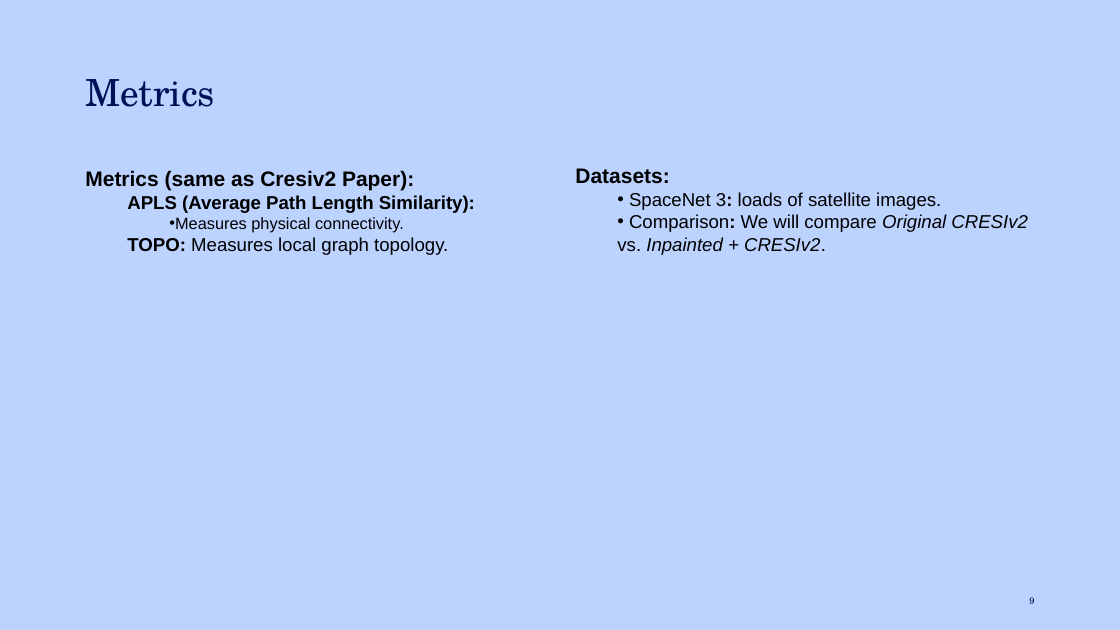
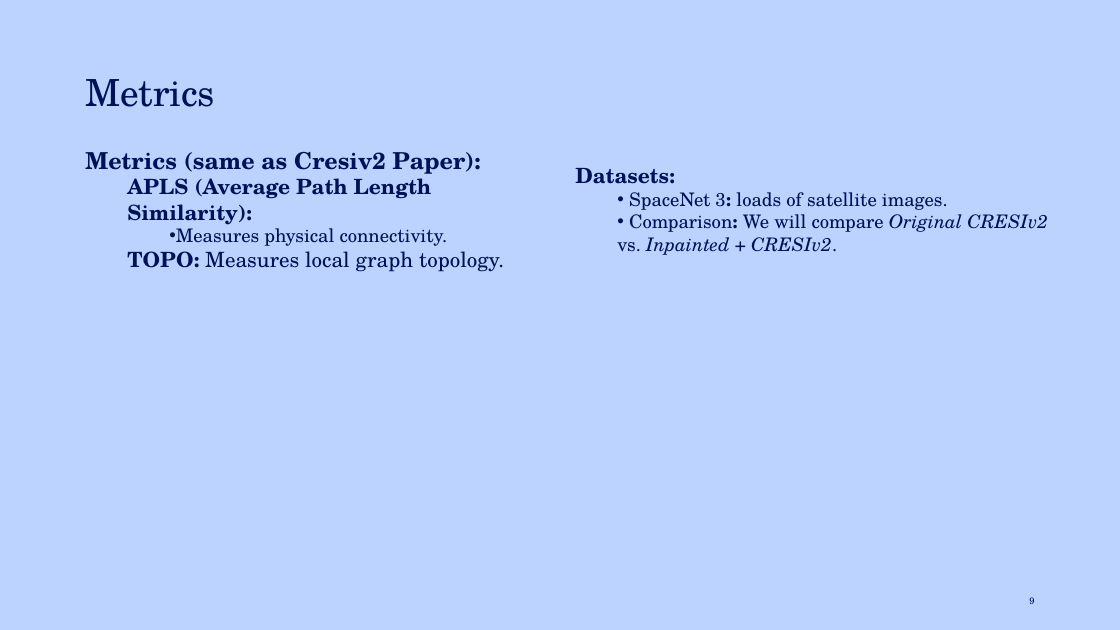
Before and after one commit to Plantius/UC-Final, a slide deck: slide 9 of presentation.pptx. Drawn at 1120x630 pixels with LibreOffice and Linux fonts; fonts in the diff are those of the drawing. Boxes give left, top, right and bottom in pixels: in the first picture for what was removed or moved away, otherwise in the second. Text is boxed around its words. In the diff, an @@ line names an element or a change of style, - is before the commit and + after.

```diff
--- a/presentation.pptx
+++ b/presentation.pptx
@@ text "Metrics (same as Cresiv2 Paper):" at (85,152,504,272): size 18 to 20 pt in "Metrics (same as Cresiv2 Paper):"; font Arial to TeX Gyre Schola, text colour #000000 to #001158; size 16 to 18 pt in "APLS (Average Path Length Similarity):", "TOPO: Measures local graph topology."; size 14 to 16 pt in "Measures physical connectivity." @@
@@ text "Datasets:" at (575,168,1048,255): font Arial to TeX Gyre Schola, text colour #000000 to #001158 @@
```
Also in this commit, not shown: 3 other slides changed.
